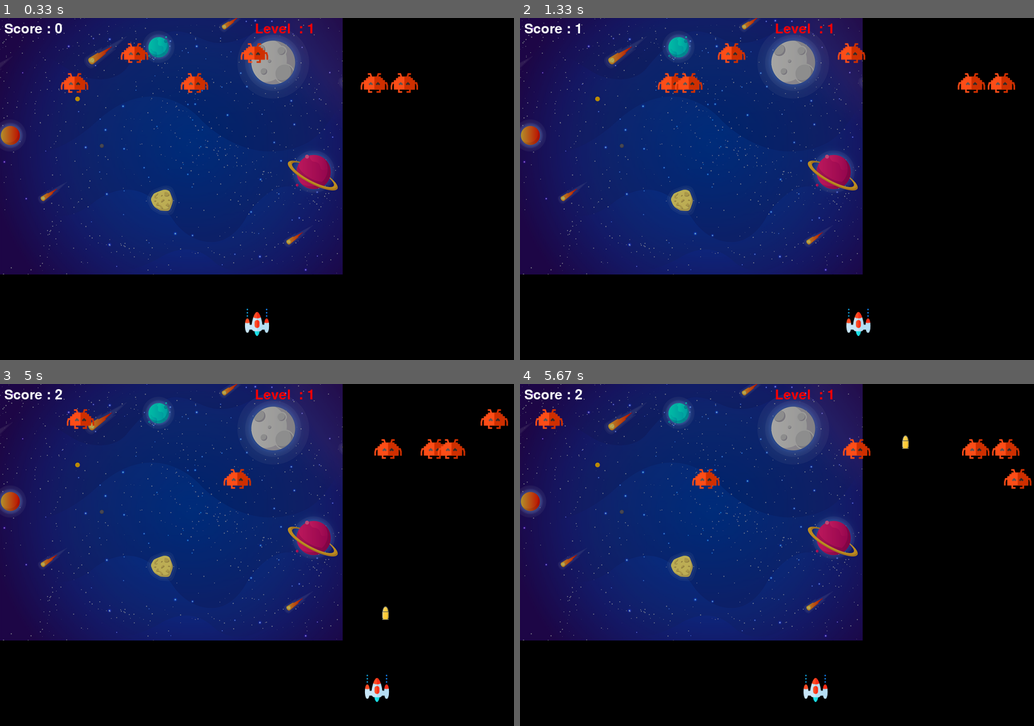
Above: before the commit, frames 1-4 (two rows, left to right).
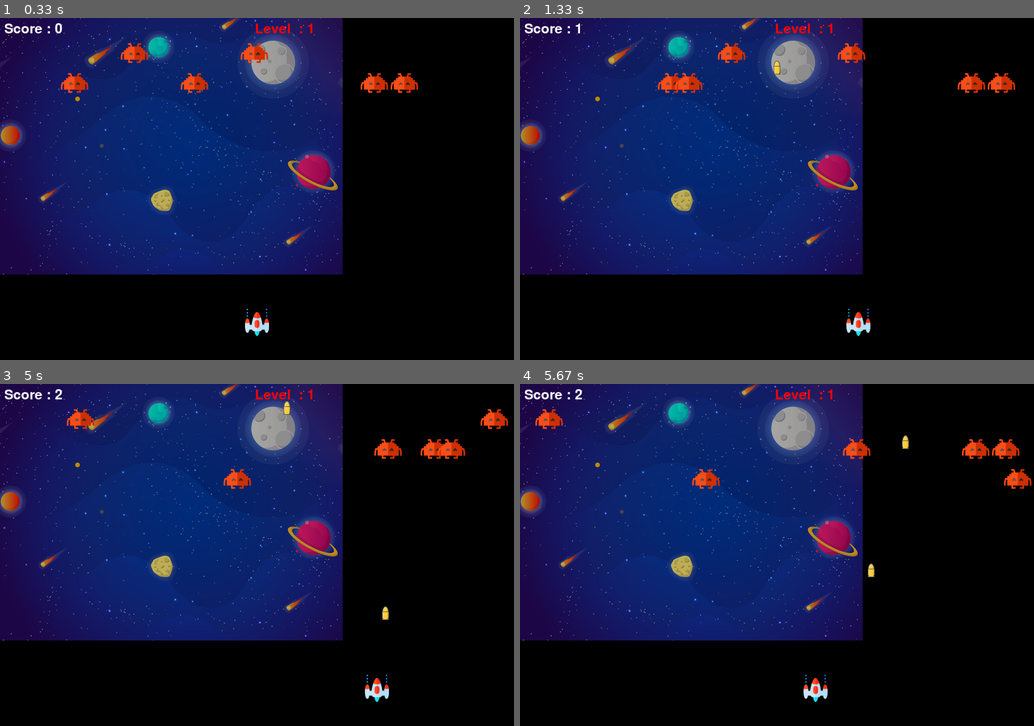
Above: after the commit, the same moments.

Repository: JuneonChoi/PySpaceInvaders
Game: pygame game, started from MyGame/PySpaceInvaders.py
Two runs of this game, one before a commit and one after it. Both use one fixed random seed, a clock stepped at 60 frames per second and the inputs below.
Inputs:
- Up to frame 1 (0.33 s): no input
- Up to frame 2 (1.33 s): tap Space at 0.33, 0.73, 1.03, 1.23 s; hold Right 0.67-1.13 s; hold Right from 1.17 s (still down)
- Up to frame 3 (5 s): tap Space at 1.53, 1.73, 2.03, 2.3, 2.6, 2.73, 3.03, 3.4, 3.7, 3.9, 4.2, 4.4, 4.7, 4.9 s; release Right at 1.63 s; hold Left 1.67-2.2 s; hold Left 2.23-2.63 s; hold Right 2.67-3.3 s; hold Left 3.33-3.8 s; hold Right 3.83-4.3 s; hold Right 4.33-4.8 s; hold Left from 4.83 s (still down)
- Up to frame 4 (5.67 s): tap Space at 5.2, 5.47 s; release Left at 5.37 s; hold Left from 5.4 s (still down)

Frame 1 is identical in both runs. In frame 2, less than 0.1% of the frame differs, in the area x 49-51%, y 12-17%; in frame 3, less than 0.1%; in frame 4, less than 0.1%.

Commit message:
feat: Modified to shoot bullets more frequently

Diff:
--- a/MyGame/PySpaceInvaders.py
+++ b/MyGame/PySpaceInvaders.py
@@ -32,19 +32,16 @@
 pygame.display.set_icon(icon)
 
 # Score
-score_value = 0
 score_font = pygame.font.Font('freesansbold.ttf', 32)
-
 scoreX = 10
 scoreY = 10
+score_value = 0
 
 #Level
+level_font = pygame.font.Font('freesansbold.ttf', 32)
+levelX = s_width / 2 - 5  #txt size == 10 * 10
+levelY = 10
 level_value = 1
-level_font = pygame.font.Font('freesansbold.ttf', 32)
-
-levelX = s_width / 2 - 5  #txt size == 10 * 10
-levelY = scoreY
-
 level_max = 3
 level_next = 3
 
@@ -60,12 +57,12 @@
 for i in range(level_max):
     enemyImg.append(pygame.image.load('enemy'+ str( i ) + '.png'))
 
+explosionSound = mixer.Sound("explosion.wav")
 enemyX = []
 enemyY = []
 enemyX_change = []
 enemyY_change = 70
 enemyX_limit = s_width - 64
-
 enemy_num = 6
 enemy_speed = 3  #default == 3
 
@@ -80,11 +77,10 @@
 # Fire - The bullet is currently moving
 
 bulletImg = pygame.image.load('bullet.png')
-bulletX = 0
-bulletY = playerY
-bulletX_change = 0
+bulletSound = mixer.Sound("laser.wav")
+bullet_InScreen = 3
+bullet = [[0, 0, "ready"] for i in range(bullet_InScreen)]  #x,y,state
 bulletY_change = 10
-bullet_state = "ready"
 
 # Game Over
 over_font = pygame.font.Font('freesansbold.ttf', 64)
@@ -108,14 +104,14 @@
     screen.blit(playerImg, (x, y))
 
 
-def enemy(x, y, i):
-    screen.blit(enemyImg[i], (x, y))
-
-
-def fire_bullet(x, y):
-    global bullet_state
-    bullet_state = "fire"
-    screen.blit(bulletImg, (x + 16, y + 10))
+def enemy(x, y, level):
+    screen.blit(enemyImg[level], (x, y))
+
+
+def fire_bullet(bullet_num):
+    global bullet
+    bullet[bullet_num][2] = "fire"
+    screen.blit(bulletImg, (bullet[bullet_num][0] + 16, bullet[bullet_num][1] + 10))
 
 
 def isCollision(enemyX, enemyY, bulletX, bulletY):
@@ -145,12 +141,13 @@
             if event.key == pygame.K_RIGHT:
                 playerX_change = 5
             if event.key == pygame.K_SPACE:
-                if bullet_state == "ready":
-                    bulletSound = mixer.Sound("laser.wav")
-                    bulletSound.play()
-                    # Get the current x cordinate of the spaceship
-                    bulletX = playerX
-                    fire_bullet(bulletX, bulletY)
+                for i in range(len(bullet)):
+                    if bullet[i][2] == "ready":
+                        bulletSound = mixer.Sound("laser.wav")
+                        bulletSound.play()
+                        # Get the current x cordinate of the spaceship
+                        bullet[i][0] = playerX
+                        fire_bullet(i)
 
         if event.type == pygame.KEYUP:
             if event.key == pygame.K_LEFT or event.key == pygame.K_RIGHT:
@@ -196,28 +193,29 @@
         elif enemyX[i] >= enemyX_limit:
             enemyX_change[i] = -enemy_speed
             enemyY[i] += enemyY_change
-
-        # Collision
-        collision = isCollision(enemyX[i], enemyY[i], bulletX, bulletY)
-        if collision:
-            explosionSound = mixer.Sound("explosion.wav")
-            explosionSound.play()
-            bulletY = playerY
-            bullet_state = "ready"
-            score_value += 1
-            enemyX[i] = random.randrange(0, enemyX_limit, 70)  #enemy_size w/ some space == 70
-            enemyY[i] = random.randrange(50, 190, 70)
+        for j in range(len(bullet)):
+            # Collision
+            collision = isCollision(enemyX[i], enemyY[i], bullet[j][0], bullet[j][1])
+            if collision:
+                explosionSound = mixer.Sound("explosion.wav")
+                explosionSound.play()
+                bullet[j][1] = playerY
+                bullet[j][2] = "ready"
+                score_value += 1
+                enemyX[i] = random.randrange(0, enemyX_limit, 70)  #enemy_size w/ some space == 70
+                enemyY[i] = random.randrange(50, 190, 70)
 
         enemy(enemyX[i], enemyY[i], level_value - 1)
 
     # Bullet Movement
-    if bulletY <= 0:
-        bulletY = playerY
-        bullet_state = "ready"
-
-    if bullet_state == "fire":
-        fire_bullet(bulletX, bulletY)
-        bulletY -= bulletY_change
+    for j in range(len(bullet)):
+        if bullet[j][1] <= 0:
+            bullet[j][1] = playerY
+            bullet[j][2] = "ready"
+
+        if bullet[j][2] == "fire":
+            fire_bullet(j)
+            bullet[j][1] -= bulletY_change
 
     player(playerX, playerY)
     show_score(scoreX, scoreY)
